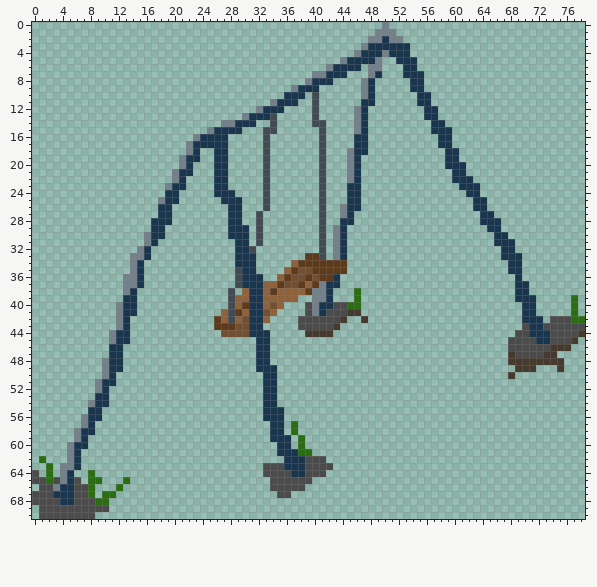
Sprite sheet -- src/GMTK_19/Assets/Roma/KACH.png. Above: the version before the commit.
The file is 79x71 pixels.
The result:
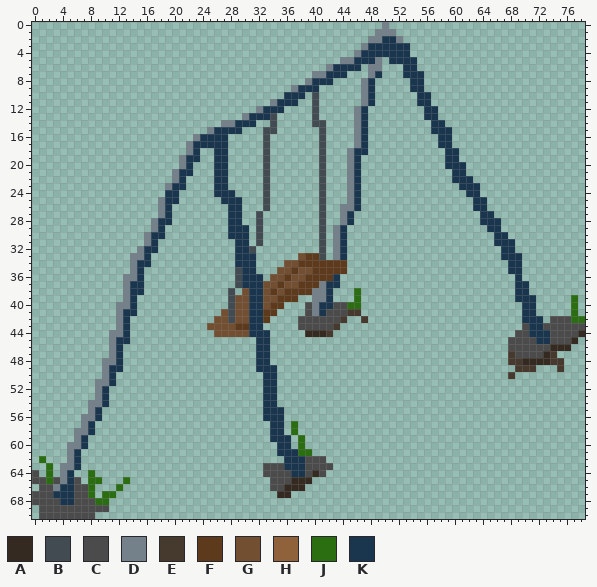
Palette (. is transparent): A #342a21  B #424b52  C #4b4b4b  D #74808a  E #46392e  F #5e3a1d  G #734f31  H #90623c  J #2b6e12  K #19364e
Changes in this commit:
Changed rows in their new state; - is an unchanged pixel.
first column x 45:
 2 ------K
 4 -----K-
 5 D-----K
first column x 47:
11 D
first column x 46:
16 D
17 D
first column x 6:
23 ---------------------------------------D---------------------------------
24 ---------------------------------------D---------------------------------
25 ---------------------------------------D---------------------------------
26 ------------D--------------------------D---------------------------------
27 ------------D------------------------------------------------------------
28 -----------D--------------------------D----------------------------------
29 -----------D-------------------------------------------------------------
32 -----------K-------------------------------------------------------------
33 --------------------------------G----------------------------------------
34 ----------K-------------------GG-----------------------------------------
35 -----------------------------GG------------------------------------------
36 ----------------------------GG----F--------------------------------------
37 --------K------------------GG----F---------------------------------------
38 ---------K--------------G--G-GFFF----------------------------------------
39 -------D---------------GG--GGFFF-----------------------------------------
40 -------D---------------GG--GFF-------------------------------------------
41 ---------------------G-GG--FF--------------------------------------------
42 --------------------GG-G---F---------------------------------------------
43 -------------------GGGGFF------------------------------------------------
44 ------D-------------G------------AAA------------------------------------A
45 -----------------------------------------------------------------------A-
46 -----D--------------------------------------------------------------AAA--
47 -----D-------------------------------------------------------------A-----
48 -----D----------------------------------------------------------AAAA-----
51 ----D--------------------------------------------------------------------
53 ---D---------------------------------------------------------------------
54 ---D---------------------------------------------------------------------
55 --D----------------------------------------------------------------------
56 --D----------------------------------------------------------------------
58 -D-----------------------------------------------------------------------
60 D------------------------------------------------------------------------
first column x 35:
64 -----A
65 --AAA-
66 -AAA--
67 AA----
Where, in picture pixels (left, top, right, bottom), the same in both pictures:
changed: (347, 36, 396, 64)
changed: (361, 99, 368, 106)
changed: (354, 134, 361, 148)
changed: (340, 183, 354, 225)
changed: (74, 204, 165, 449)
changed: (207, 253, 326, 337)
changed: (522, 330, 585, 365)
changed: (277, 470, 319, 498)
